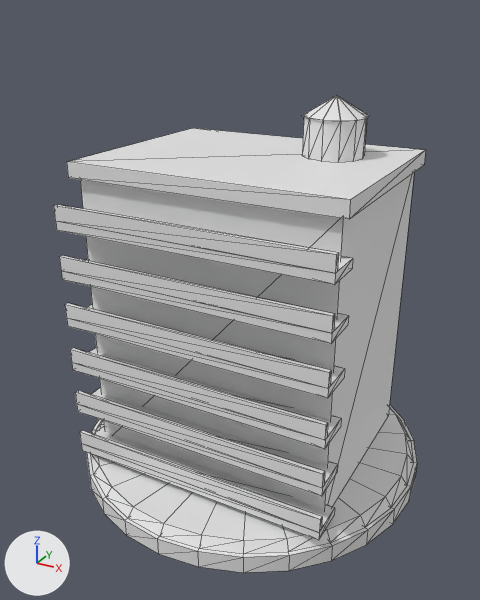
What one commit did to the glTF model art/models/tier-11-apartment-block.glb.
Camera for both pictures: a 50 mm lens placed at (0.8, -1.528, 1.264), pointed at (-0.012, -0.05, 0.525). The lights are fixed; the arrows at lower left show +X, +Y and +Z. The picture after the commit comes second. Mesh edges are drawn as thin lines. Materials are left out; every surface is plain grey. Where no turn or scale is listed for an object, it has been applied to the vertices. Vertices at exactly the same position are counted once.

Names of what the first picture shows: 'gloss', 'toon'.
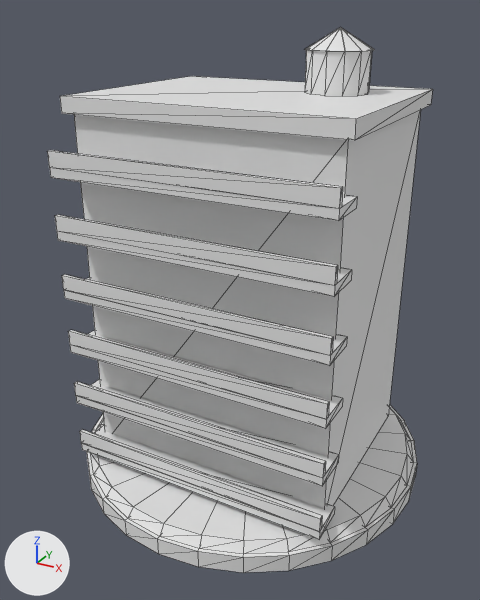
Boxes [x1, y1, x2, y2] around the edits, measured in the pictures (480 x 600 px; the box of a moved part takes in the faces that stretch with it):
'toon', reshaped (14% taller)
    before: [56, 95, 426, 573]
    after: [50, 27, 433, 573]
'gloss', reshaped (16% taller)
    before: [54, 204, 339, 533]
    after: [47, 150, 343, 532]
part 1 of me_mesh_0, moved or reshaped
    before: [77, 388, 338, 496]
    after: [76, 380, 339, 486]
part 2 of me_mesh_0, moved or reshaped
    before: [72, 348, 341, 449]
    after: [70, 330, 343, 429]
part 3 of me_mesh_0, moved or reshaped
    before: [67, 305, 345, 398]
    after: [64, 278, 347, 365]
part 4 of me_mesh_0, moved or reshaped
    before: [61, 259, 349, 343]
    after: [57, 231, 352, 296]
part 5 of me_mesh_0, moved or reshaped
    before: [56, 221, 353, 285]
    after: [50, 168, 357, 221]
part 6 of me_mesh_0, moved or reshaped
    before: [67, 128, 426, 219]
    after: [60, 76, 433, 140]
part 7 of me_mesh_0, moved or reshaped
    before: [302, 95, 369, 162]
    after: [304, 27, 374, 96]
part 8 of me_mesh_0, moved or reshaped
    before: [80, 173, 414, 510]
    after: [74, 110, 421, 509]
part 9 of me_mesh_1, moved or reshaped
    before: [75, 390, 325, 488]
    after: [74, 381, 326, 478]
part 10 of me_mesh_1, moved or reshaped
    before: [70, 348, 328, 440]
    after: [68, 330, 329, 419]
part 11 of me_mesh_1, moved or reshaped
    before: [65, 303, 331, 389]
    after: [62, 274, 333, 356]
part 12 of me_mesh_1, moved or reshaped
    before: [60, 255, 335, 334]
    after: [55, 215, 338, 286]
part 13 of me_mesh_1, moved or reshaped
    before: [54, 204, 339, 273]
    after: [47, 150, 343, 209]

The change in detail:
me_mesh_0 is used by ob_toon; location (0.0, 0.0, 0.0).
Before the commit, vertices of me_mesh_0: 119 (0.35, -0.27, 0.875), 121 (0.35, 0.27, 0.875), 123 (-0.35, 0.27, 0.875), 125 (-0.35, -0.27, 0.875).
me_mesh_0 had 234 vertices, 416 faces and spanned x -0.5..0.5, y -0.5..0.5, z 0.0..1.065.
me_mesh_0 now has 234 vertices, 416 faces and spans x -0.5..0.5, y -0.5..0.5, z 0.0..1.222.
me_mesh_0 part 1: the loose piece of 8 vertices spanning x -0.37..0.37, y -0.35..-0.25, z 0.222..0.246 is moved by (0.0, 0.0, 0.029).
me_mesh_0 part 2: the loose piece of 8 vertices spanning x -0.37..0.37, y -0.35..-0.25, z 0.355..0.379 is moved by (0.0, 0.0, 0.055).
me_mesh_0 part 3: the loose piece of 8 vertices spanning x -0.37..0.37, y -0.35..-0.25, z 0.488..0.512 is moved by (0.0, 0.0, 0.081).
me_mesh_0 part 4: the loose piece of 8 vertices spanning x -0.37..0.37, y -0.35..-0.25, z 0.622..0.646 is moved by (0.0, 0.0, 0.107).
me_mesh_0 part 5: the loose piece of 8 vertices spanning x -0.37..0.37, y -0.35..-0.25, z 0.755..0.779 is moved by (0.0, 0.0, 0.133).
me_mesh_0 part 6: the loose piece of 8 vertices spanning x -0.37..0.37, y -0.29..0.29, z 0.875..0.915 is moved by (0.0, 0.0, 0.157).
me_mesh_0 part 7: the loose piece of 51 vertices spanning x 0.095..0.265, y 0.015..0.185, z 0.915..1.065 is moved by (0.0, 0.0, 0.157).
Part 8, on me_mesh_0:
Vertices 119, 121, 123, 125 of me_mesh_0 move by (0.0, 0.0, 0.157).
Other edits to the shape of me_mesh_0 do not show in these pictures.
me_mesh_1 is used by ob_gloss; location (0.0, 0.0, 0.0).
me_mesh_1 had 48 vertices, 72 faces and spanned x -0.37..0.37, y -0.351..-0.339, z 0.112..0.819.
me_mesh_1 now has 48 vertices, 72 faces and spans x -0.37..0.37, y -0.351..-0.339, z 0.115..0.952.
me_mesh_1 part 9: the loose piece of 8 vertices spanning x -0.37..0.37, y -0.351..-0.339, z 0.246..0.286 is moved by (0.0, 0.0, 0.029).
me_mesh_1 part 10: the loose piece of 8 vertices spanning x -0.37..0.37, y -0.351..-0.339, z 0.379..0.419 is moved by (0.0, 0.0, 0.055).
me_mesh_1 part 11: the loose piece of 8 vertices spanning x -0.37..0.37, y -0.351..-0.339, z 0.512..0.552 is moved by (0.0, 0.0, 0.081).
me_mesh_1 part 12: the loose piece of 8 vertices spanning x -0.37..0.37, y -0.351..-0.339, z 0.646..0.686 is moved by (0.0, 0.0, 0.107).
me_mesh_1 part 13: the loose piece of 8 vertices spanning x -0.37..0.37, y -0.351..-0.339, z 0.779..0.819 is moved by (0.0, 0.0, 0.133).
Other edits to the shape of me_mesh_1 do not show in these pictures.
